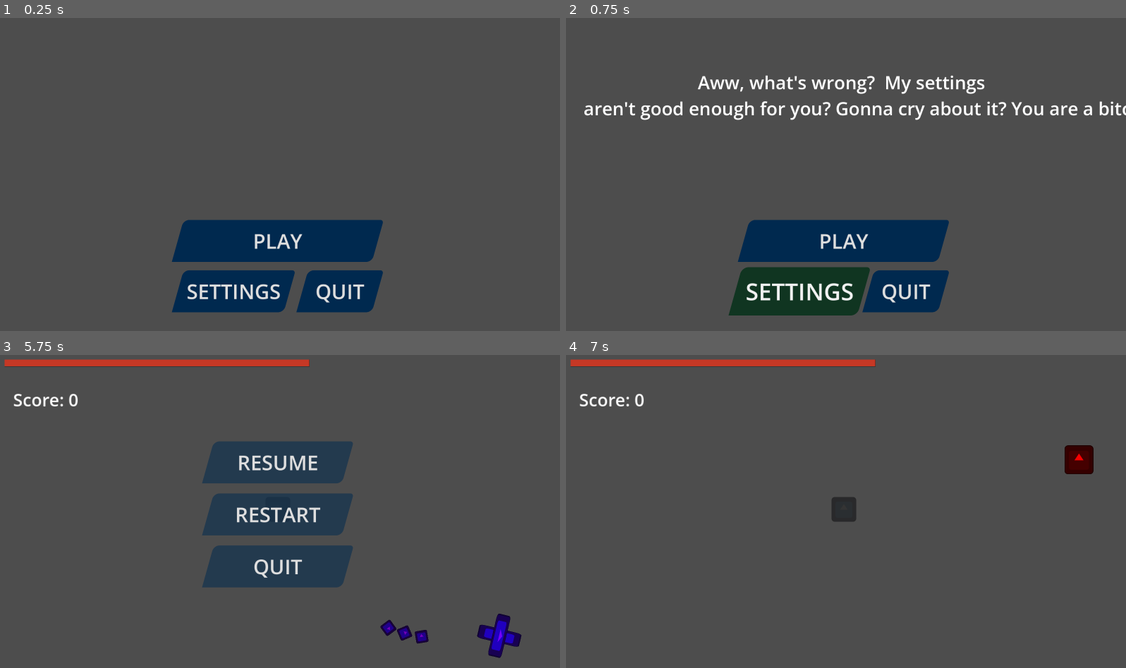
Above: before the commit, frames 1-4 (two rows, left to right).
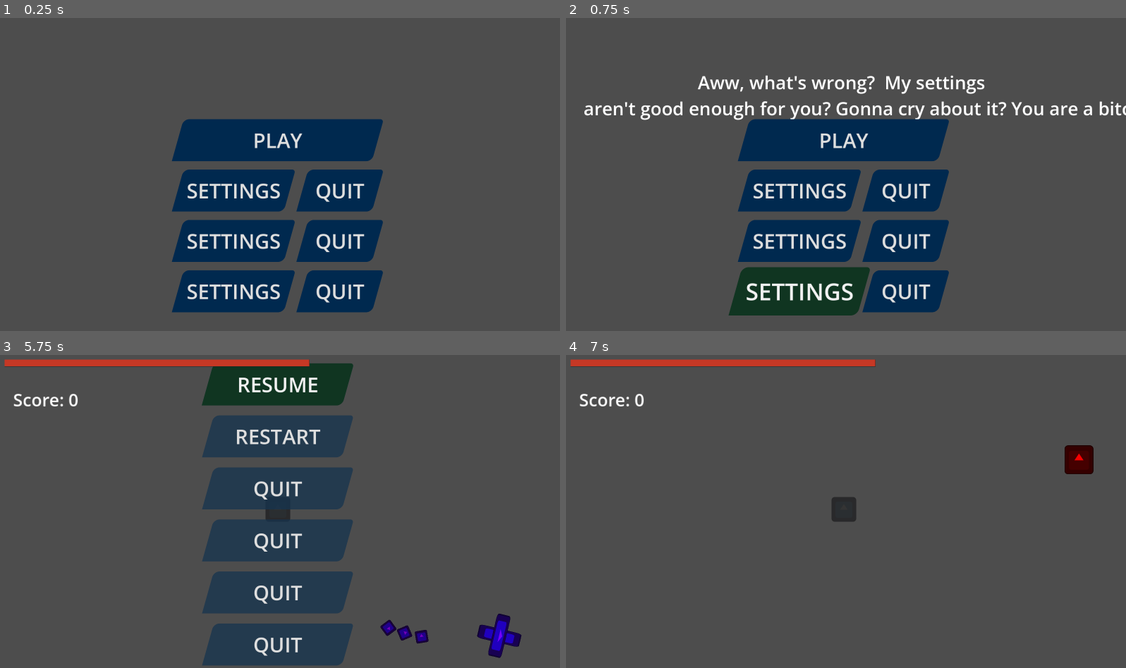
Above: after the commit, the same moments.

Repository: MonkMir/tether-game
Game: Godot game, scene res://scenes/main.tscn
Two runs of this game, one before a commit and one after it. Both use one fixed random seed, a clock stepped at 60 frames per second and the inputs below. The engine's default icon, where the game draws it, is replaced by a stand-in: a white triangle on a blue panel in a dark square.
Inputs (mouse positions are in pixels of both pictures, inside the frame that each line leads up to):
- Up to frame 1 (0.25 s): no input
- Up to frame 2 (0.75 s): click "SETTINGS" at 0.5 s
- Up to frame 3 (5.75 s): click "PLAY" at 1.25 s; tap Enter (ui_accept) at 2, 2.27, 3.02, 4.52, 5.27 s; move the mouse to (403, 492) at 2.02 s; press the mouse at (403, 492) at 2.03 s; move the mouse to (162, 524) at 2.77 s; release the mouse at (162, 524) at 2.78 s; click (162, 524) at 2.85 s; move the mouse to (336, 439) at 3.52 s; press the mouse at (336, 439) at 3.53 s; move the mouse to (252, 574) at 4.27 s; release the mouse at (252, 574) at 4.28 s; click (252, 574) at 4.35 s; move the mouse to (448, 558) at 5.02 s; press the mouse at (448, 558) at 5.03 s; tap Escape (Pause) at 5.65 s
- Up to frame 4 (7 s): release the mouse at (1014, 558) at 5.75 s; click "RESTART" at 5.75 s; move the mouse to (672, 461) at 6.52 s; click (672, 461) at 6.6 s; tap Enter (ui_accept) at 6.77 s

The runs differ from the first frame. In frame 1, 10% of the frame differs, in the area x 30-69%, y 32-78%; in frame 2, 10%; in frame 3, 16%, in the area x 36-64%, y 2-100%; in frame 4, nothing differs.

Commit message:
Add input vector navigation + hold-to-repeat
Adds a universal input function that uses a vector
to locate the best focus target in any UI layout.
Adds Hold-to-repeat navigation.
Only joystick support is fully implemented.

Diff:
--- a/project.godot
+++ b/project.godot
@@ -52,6 +52,30 @@
 , Object(InputEventKey,"resource_local_to_scene":false,"resource_name":"","device":0,"window_id":0,"alt_pressed":false, …(185 unchanged characters)…
 , Object(InputEventKey,"resource_local_to_scene":false,"resource_name":"","device":0,"window_id":0,"alt_pressed":false, …(181 unchanged characters)…
 , Object(InputEventJoypadButton,"resource_local_to_scene":false,"resource_name":"","device":-1,"button_index":1,"pressure":0.0,"pressed":true,"script":null)
+]
+}
+ui_left={
+"deadzone": 0.5,
+"events": [Object(InputEventKey,"resource_local_to_scene":false,"resource_name":"","device":0,"window_id":0,"alt_pressed":false,"shift_pressed":false,"ctrl_pressed":false,"meta_pressed":false,"pressed":false,"keycode":4194319,"physical_keycode":0,"key_label":0,"unicode":0,"location":0,"echo":false,"script":null)
+, Object(InputEventJoypadButton,"resource_local_to_scene":false,"resource_name":"","device":-1,"button_index":13,"pressure":0.0,"pressed":false,"script":null)
+]
+}
+ui_right={
+"deadzone": 0.5,
+"events": [Object(InputEventKey,"resource_local_to_scene":false,"resource_name":"","device":0,"window_id":0,"alt_pressed":false,"shift_pressed":false,"ctrl_pressed":false,"meta_pressed":false,"pressed":false,"keycode":4194321,"physical_keycode":0,"key_label":0,"unicode":0,"location":0,"echo":false,"script":null)
+, Object(InputEventJoypadButton,"resource_local_to_scene":false,"resource_name":"","device":-1,"button_index":14,"pressure":0.0,"pressed":false,"script":null)
+]
+}
+ui_up={
+"deadzone": 0.5,
+"events": [Object(InputEventKey,"resource_local_to_scene":false,"resource_name":"","device":0,"window_id":0,"alt_pressed":false,"shift_pressed":false,"ctrl_pressed":false,"meta_pressed":false,"pressed":false,"keycode":4194320,"physical_keycode":0,"key_label":0,"unicode":0,"location":0,"echo":false,"script":null)
+, Object(InputEventJoypadButton,"resource_local_to_scene":false,"resource_name":"","device":-1,"button_index":11,"pressure":0.0,"pressed":false,"script":null)
+]
+}
+ui_down={
+"deadzone": 0.5,
+"events": [Object(InputEventKey,"resource_local_to_scene":false,"resource_name":"","device":0,"window_id":0,"alt_pressed":false,"shift_pressed":false,"ctrl_pressed":false,"meta_pressed":false,"pressed":false,"keycode":4194322,"physical_keycode":0,"key_label":0,"unicode":0,"location":0,"echo":false,"script":null)
+, Object(InputEventJoypadButton,"resource_local_to_scene":false,"resource_name":"","device":-1,"button_index":12,"pressure":0.0,"pressed":false,"script":null)
 ]
 }
 Enter={
--- a/scenes/in_game_ui.tscn
+++ b/scenes/in_game_ui.tscn
@@ -95,9 +95,17 @@
 script = ExtResource("1_fqvwy")
 onReadyMenu = NodePath("MainMenu")
 
+[node name="DelayUntilRepeat" type="Timer" parent="MenuManager" unique_id=259922699]
+unique_name_in_owner = true
+wait_time = 0.4
+one_shot = true
+
+[node name="RepeatInterval" type="Timer" parent="MenuManager" unique_id=387866141]
+unique_name_in_owner = true
+wait_time = 0.05
+
 [node name="PauseMenu" type="MarginContainer" parent="MenuManager" unique_id=1041511619 node_paths=PackedStringArray("mouse_reset_node", "default_focus_object")]
 process_mode = 2
-visible = false
 layout_mode = 1
 anchors_preset = 8
 anchor_left = 0.5
@@ -158,6 +166,36 @@
 theme_override_styles/focus = SubResource("StyleBoxFlat_04xgm")
 text = "QUIT"
 
+[node name="QuitButton2" type="Button" parent="MenuManager/PauseMenu/VBoxContainer" unique_id=1123818039]
+custom_minimum_size = Vector2(0, 150)
+layout_mode = 2
+theme_override_font_sizes/font_size = 73
+theme_override_styles/normal = SubResource("StyleBoxFlat_kplmn")
+theme_override_styles/pressed = SubResource("StyleBoxFlat_a45jx")
+theme_override_styles/hover = SubResource("StyleBoxFlat_fnge6")
+theme_override_styles/focus = SubResource("StyleBoxFlat_04xgm")
+text = "QUIT"
+
+[node name="QuitButton3" type="Button" parent="MenuManager/PauseMenu/VBoxContainer" unique_id=1874657349]
+custom_minimum_size = Vector2(0, 150)
+layout_mode = 2
+theme_override_font_sizes/font_size = 73
+theme_override_styles/normal = SubResource("StyleBoxFlat_kplmn")
+theme_override_styles/pressed = SubResource("StyleBoxFlat_a45jx")
+theme_override_styles/hover = SubResource("StyleBoxFlat_fnge6")
+theme_override_styles/focus = SubResource("StyleBoxFlat_04xgm")
+text = "QUIT"
+
+[node name="QuitButton4" type="Button" parent="MenuManager/PauseMenu/VBoxContainer" unique_id=658447777]
+custom_minimum_size = Vector2(0, 150)
+layout_mode = 2
+theme_override_font_sizes/font_size = 73
+theme_override_styles/normal = SubResource("StyleBoxFlat_kplmn")
+theme_override_styles/pressed = SubResource("StyleBoxFlat_a45jx")
+theme_override_styles/hover = SubResource("StyleBoxFlat_fnge6")
+theme_override_styles/focus = SubResource("StyleBoxFlat_04xgm")
+text = "QUIT"
+
 [node name="MainMenu" type="MarginContainer" parent="MenuManager" unique_id=13769595 node_paths=PackedStringArray("default_focus_object")]
 visible = false
 layout_mode = 1
@@ -238,9 +276,78 @@
 theme_override_styles/focus = SubResource("StyleBoxFlat_6qwj3")
 text = "QUIT"
 
+[node name="HBoxContainer2" type="HBoxContainer" parent="MenuManager/MainMenu/VBoxContainer" unique_id=1783587720]
+custom_minimum_size = Vector2(700, 0)
+layout_mode = 2
+size_flags_horizontal = 4
+size_flags_vertical = 4
+theme_override_constants/separation = 45
+alignment = 1
+
+[node name="SettingsButton" type="Button" parent="MenuManager/MainMenu/VBoxContainer/HBoxContainer2" unique_id=1987399413]
+custom_minimum_size = Vector2(400, 150)
+layout_mode = 2
+focus_neighbor_right = NodePath("../QuitButton")
+theme_override_font_sizes/font_size = 73
+theme_override_styles/normal = SubResource("StyleBoxFlat_jlb72")
+theme_override_styles/pressed = SubResource("StyleBoxFlat_fqvwy")
+theme_override_styles/hover = SubResource("StyleBoxFlat_ria60")
+theme_override_styles/focus = SubResource("StyleBoxFlat_6qwj3")
+text = "SETTINGS"
+
+[node name="QuitButton" type="Button" parent="MenuManager/MainMenu/VBoxContainer/HBoxContainer2" unique_id=448884370]
+custom_minimum_size = Vector2(270, 150)
+layout_mode = 2
+focus_neighbor_left = NodePath("../SettingsButton")
+theme_override_font_sizes/font_size = 73
+theme_override_styles/normal = SubResource("StyleBoxFlat_jlb72")
+theme_override_styles/pressed = SubResource("StyleBoxFlat_fqvwy")
+theme_override_styles/hover = SubResource("StyleBoxFlat_ria60")
+theme_override_styles/focus = SubResource("StyleBoxFlat_6qwj3")
+text = "QUIT"
+
+[node name="HBoxContainer3" type="HBoxContainer" parent="MenuManager/MainMenu/VBoxContainer" unique_id=1102231552]
+custom_minimum_size = Vector2(700, 0)
+layout_mode = 2
+size_flags_horizontal = 4
+size_flags_vertical = 4
+theme_override_constants/separation = 45
+alignment = 1
+
+[node name="SettingsButton" type="Button" parent="MenuManager/MainMenu/VBoxContainer/HBoxContainer3" unique_id=1727603186]
+custom_minimum_size = Vector2(400, 150)
+layout_mode = 2
+focus_neighbor_right = NodePath("../QuitButton")
+theme_override_font_sizes/font_size = 73
+theme_override_styles/normal = SubResource("StyleBoxFlat_jlb72")
+theme_override_styles/pressed = SubResource("StyleBoxFlat_fqvwy")
+theme_override_styles/hover = SubResource("StyleBoxFlat_ria60")
+theme_override_styles/focus = SubResource("StyleBoxFlat_6qwj3")
+text = "SETTINGS"
+
+[node name="QuitButton" type="Button" parent="MenuManager/MainMenu/VBoxContainer/HBoxContainer3" unique_id=1537568601]
+custom_minimum_size = Vector2(270, 150)
+layout_mode = 2
+focus_neighbor_left = NodePath("../SettingsButton")
+theme_override_font_sizes/font_size = 73
+theme_override_styles/normal = SubResource("StyleBoxFlat_jlb72")
+theme_override_styles/pressed = SubResource("StyleBoxFlat_fqvwy")
+theme_override_styles/hover = SubResource("StyleBoxFlat_ria60")
+theme_override_styles/focus = SubResource("StyleBoxFlat_6qwj3")
+text = "QUIT"
+
+[connection signal="timeout" from="MenuManager/DelayUntilRepeat" to="MenuManager" method="_on_delay_until_repeat_timeout"]
+[connection signal="timeout" from="MenuManager/RepeatInterval" to="MenuManager" method="_on_repeat_interval_timeout"]
 [connection signal="pressed" from="MenuManager/PauseMenu/VBoxContainer/ResumeButton" to="MenuManager/PauseMenu" method="_on_resume_button_pressed"]
 [connection signal="pressed" from="MenuManager/PauseMenu/VBoxContainer/RestartButton" to="MenuManager/PauseMenu" method="_on_restart_button_pressed"]
 [connection signal="pressed" from="MenuManager/PauseMenu/VBoxContainer/QuitButton" to="MenuManager/PauseMenu" method="_on_quit_button_pressed"]
+[connection signal="pressed" from="MenuManager/PauseMenu/VBoxContainer/QuitButton2" to="MenuManager/PauseMenu" method="_on_quit_button_pressed"]
+[connection signal="pressed" from="MenuManager/PauseMenu/VBoxContainer/QuitButton3" to="MenuManager/PauseMenu" method="_on_quit_button_pressed"]
+[connection signal="pressed" from="MenuManager/PauseMenu/VBoxContainer/QuitButton4" to="MenuManager/PauseMenu" method="_on_quit_button_pressed"]
 [connection signal="pressed" from="MenuManager/MainMenu/VBoxContainer/PlayButton" to="MenuManager/MainMenu" method="_on_play_button_pressed"]
 [connection signal="pressed" from="MenuManager/MainMenu/VBoxContainer/HBoxContainer/SettingsButton" to="MenuManager/MainMenu" method="_on_settings_button_pressed"]
 [connection signal="pressed" from="MenuManager/MainMenu/VBoxContainer/HBoxContainer/QuitButton" to="MenuManager/MainMenu" method="_on_quit_button_pressed"]
+[connection signal="pressed" from="MenuManager/MainMenu/VBoxContainer/HBoxContainer2/SettingsButton" to="MenuManager/MainMenu" method="_on_settings_button_pressed"]
+[connection signal="pressed" from="MenuManager/MainMenu/VBoxContainer/HBoxContainer2/QuitButton" to="MenuManager/MainMenu" method="_on_quit_button_pressed"]
+[connection signal="pressed" from="MenuManager/MainMenu/VBoxContainer/HBoxContainer3/SettingsButton" to="MenuManager/MainMenu" method="_on_settings_button_pressed"]
+[connection signal="pressed" from="MenuManager/MainMenu/VBoxContainer/HBoxContainer3/QuitButton" to="MenuManager/MainMenu" method="_on_quit_button_pressed"]
--- a/scripts/other-scripts/menu_manager.gd
+++ b/scripts/other-scripts/menu_manager.gd
@@ -9,21 +9,32 @@
 #If you wish to avoid debug hell, no script should touch mouse visibility or position
 #except this menu manager
 
-const KEYBOARD_AND_JOYPAD_EVENTS : Array = ["InputEventJoypadButton", "InputEventJoypadMotion", "InputEventKey"]
+@export var onReadyMenu : Node
+@export var menu_stack : Array = []
+@onready var delay_repeat_timer : Timer = %DelayUntilRepeat
+@onready var repeat_timer : Timer = %RepeatInterval
 
 var default_focus : Control
 var mouse_reset_data
 
-@export var onReadyMenu : Node
-@export var menu_stack : Array = []
-
 var isAutomatedMouseMovement : bool = false
+
+const KEYBOARD_AND_JOYPAD_EVENTS : Array = ["InputEventJoypadButton", "InputEventJoypadMotion", "InputEventKey"]
+
+var joystick_vector : Vector2 = Vector2.ZERO
+var initial_tilt_direction_vector : Vector2 = Vector2.ZERO
+var dot_tilt_tolerance : float
 
 func _ready():
 	GameState.pause_toggled.connect(_on_pause_toggled)
-
-	for menu in get_children():
-		menu.hide()
+	var tolerance_angle_degrees : int = 50
+	dot_tilt_tolerance = cos(deg_to_rad(tolerance_angle_degrees))
+
+	for node in get_children():
+		var menu : Control
+		if node is Control:
+			menu = node
+			menu.hide()
 	open_menu(onReadyMenu)
 
 	await get_tree().process_frame
@@ -32,28 +43,57 @@
 func _input(event: InputEvent):
 	if menu_stack.is_empty():
 		return
+
 	if event is InputEventMouseMotion:
 		if isAutomatedMouseMovement:
 			isAutomatedMouseMovement = false
 			return
-
 		Input.mouse_mode = Input.MOUSE_MODE_VISIBLE
-		clear_navigation_focus()
+		_clear_navigation_focus()
 
 	elif event.get_class() in KEYBOARD_AND_JOYPAD_EVENTS:
-		if event is InputEventJoypadMotion and abs(event.axis_value) < 0.3:
-			return
-
-		if not _is_navigation_just_pressed(event):
-			return
+		if event is InputEventJoypadMotion:
+			var stick_deadzone : float = 0.3
+			var current_tilt_proportion = Vector2(Input.get_joy_axis(0, JOY_AXIS_LEFT_X), Input.get_joy_axis(0, JOY_AXIS_LEFT_Y)).length()
+			if current_tilt_proportion < stick_deadzone:
+				initial_tilt_direction_vector = Vector2.ZERO
+				delay_repeat_timer.stop()
+				repeat_timer.stop()
+				return
+
+			if not is_stick_in_initial_direction_tolerance():
+				initial_tilt_direction_vector = Vector2.ZERO
+
+			joystick_vector = Vector2(
+				Input.get_joy_axis(0, JOY_AXIS_LEFT_X),
+				Input.get_joy_axis(0, JOY_AXIS_LEFT_Y)
+			)
+
+			if initial_tilt_direction_vector == Vector2.ZERO:
+				delay_repeat_timer.stop()
+				repeat_timer.stop()
+
+				initial_tilt_direction_vector = joystick_vector.normalized()
+
+			if delay_repeat_timer.is_stopped() and repeat_timer.is_stopped():
+				_navigate_by_vector(joystick_vector)
+				get_viewport().set_input_as_handled()
+				delay_repeat_timer.start()
+
 
 		if Input.mouse_mode == Input.MOUSE_MODE_VISIBLE and is_mouse_inside_window():
 			Input.mouse_mode = Input.MOUSE_MODE_HIDDEN
-
-		_guarded_mouse_reset()
+			_guarded_mouse_reset()
+
 		_focus_default_menu_button()
 
-## MENU NAVIGATION
+
+
+
+########################### HELPER FUNCTIONS #########################################
+
+
+## MENU TOGGLING
 
 func open_menu(new_menu: Node) -> void:
 	var is_first_opened : bool = false
@@ -74,30 +114,89 @@
 	menu_stack.back().hide()
 	menu_stack.pop_back()
 
-	if not menu_stack.is_empty(): #the start game while loop would crash w/o this btw
+	#the start game while loop would crash w/o this btw
+	if not menu_stack.is_empty():
 		menu_stack.back().show()
 	else:
 		Input.mouse_mode = Input.MOUSE_MODE_HIDDEN
 
 ## FOCUS & NAVIGATION
 
-func _is_navigation_just_pressed(event: InputEvent) -> bool:
-	if event is InputEventJoypadMotion:
-		return Input.mouse_mode == Input.MOUSE_MODE_VISIBLE
-	return event.is_pressed() and not event.is_echo()
+func _wake_focus() -> void:
+	pass
+	#make a unified function to gently wake on default button
 
 func _focus_default_menu_button() -> void:
 	if get_viewport().gui_get_focus_owner() == null:
 			if default_focus:
 				default_focus.grab_focus()
 
-func clear_navigation_focus():
+func _find_focusable_buttons(menu_root: Node) -> Array[Control]:
+	var found_buttons: Array[Control] = []
+	var nodes_to_check: Array = [menu_root]
+
+	while not nodes_to_check.is_empty():
+		var current_node = nodes_to_check.pop_front()
+		if current_node == null:
+			continue
+
+		if current_node is Control and current_node.focus_mode != Control.FOCUS_NONE and current_node.visible:
+			found_buttons.append(current_node)
+
+		nodes_to_check.append_array(current_node.get_children())
+
+	return found_buttons
+
+func is_stick_in_initial_direction_tolerance() -> bool:
+	# Tolerance pre-calculated in _ready()
+	if joystick_vector.normalized().dot(initial_tilt_direction_vector) >= dot_tilt_tolerance:
+		return true
+	else:
+		return false
+# _navigate_next_by_vector? I may want a more generic name to accept all input devices
+func _navigate_by_vector(input_vector: Vector2) -> void:
+	var current_focus = get_viewport().gui_get_focus_owner()
+	if not current_focus:
+		if default_focus:
+			default_focus.grab_focus()
+		return
+
+	var all_buttons = _find_focusable_buttons(menu_stack.back())
+	var best_candidate_button: Control = null
+	var highest_score: float = -INF
+
+	for button in all_buttons:
+		if button == current_focus:
+			continue
+
+		var vector_to_target = button.global_position - current_focus.global_position
+		var distance_to_target = vector_to_target.length()
+
+		# Divide by zero guard clause
+		if is_equal_approx(distance_to_target, 0.0):
+				push_warning("Overlapping focus elements detected.")
+
+		var dot_product_to_button = input_vector.normalized().dot(vector_to_target.normalized())
+		var minimum_dot_product_to_button : float = 0.70
+
+		if dot_product_to_button > minimum_dot_product_to_button:
+			var candidate_score = dot_product_to_button / distance_to_target
+			if candidate_score > highest_score:
+
+				best_candidate_button = button
+				highest_score = candidate_score
+
+	if best_candidate_button:
+		best_candidate_button.grab_focus()
+
+
+func _clear_navigation_focus():
 	if not Input.is_mouse_button_pressed(MOUSE_BUTTON_LEFT):
 			var focusedNode = get_viewport().gui_get_focus_owner()
 			if focusedNode:
 				focusedNode.release_focus()
 
-## MOUSE
+## AUTOMATED MOUSE CONTROL
 
 func _get_mouse_reset_position(data) -> Vector2:
 	if data is Vector2:
@@ -141,6 +240,10 @@
 	var tween = create_tween()
 	tween.tween_property(button, "scale", targetScale, DURATION).set_trans(Tween.TRANS_QUAD)
 
+
+##################### CHILD MENU BUTTON COMMANDS #############################################
+
+
 ## START GAME & LEVEL
 
 func start_game():
@@ -175,3 +278,12 @@
 	else:
 		while $PauseMenu in menu_stack:
 			close_top_menu()
+
+## Timeouts
+
+func _on_delay_until_repeat_timeout():
+	repeat_timer.start()
+
+
+func _on_repeat_interval_timeout():
+	_navigate_by_vector(joystick_vector)
